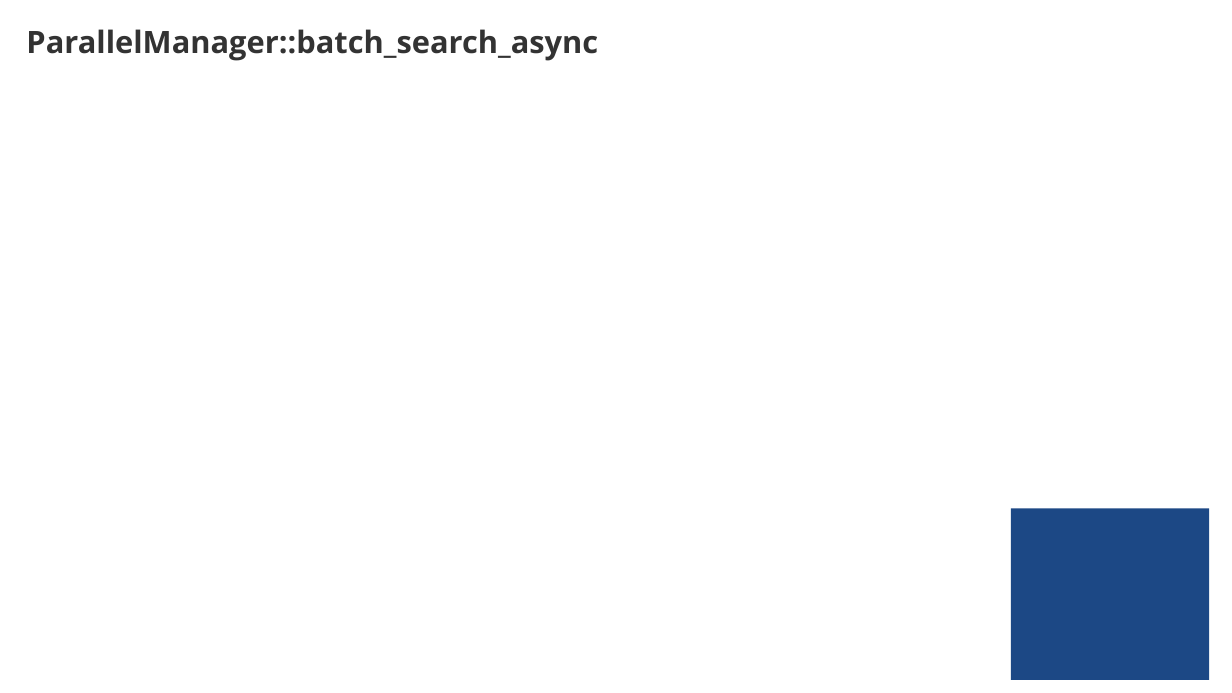
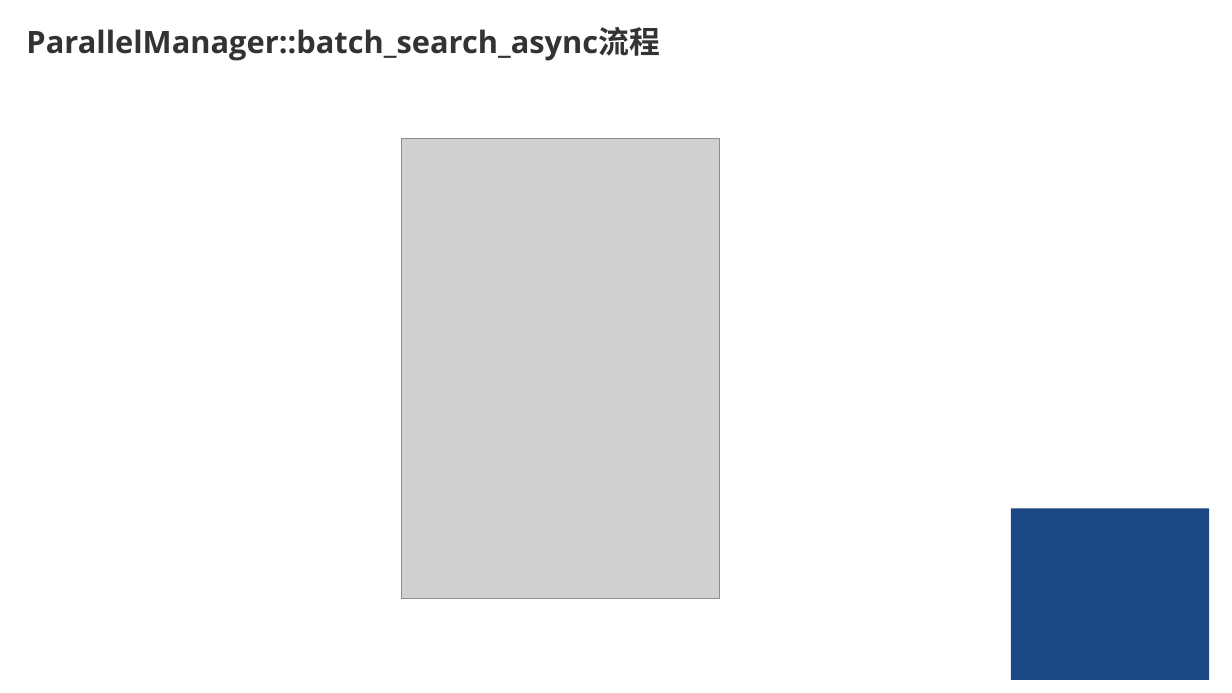
Before and after one commit to Capsfly/intern_share_info, a slide deck: slide 16 of 串讲.pptx (slide 15 before the commit). Drawn at 1232x693 pixels with LibreOffice and Linux fonts; fonts in the diff are those of the drawing; grey boxes stand for pictures. Boxes give left, top, right and bottom in pixels: in the first picture for what was removed or moved away, otherwise in the second. Text is boxed around its words. In the diff, an @@ line names an element or a change of style, - is before the commit and + after.

```diff
--- a/串讲.pptx
+++ b/串讲.pptx
@@ text at (26,27,659,61): text changed @@
-ParallelManager::batch_search_async
+ParallelManager::batch_search_async流程
@@ picture added at (402,139,719,599) @@
```
Also in this commit, not shown: 8 other slides changed, 1 slide added, 1 other file.
